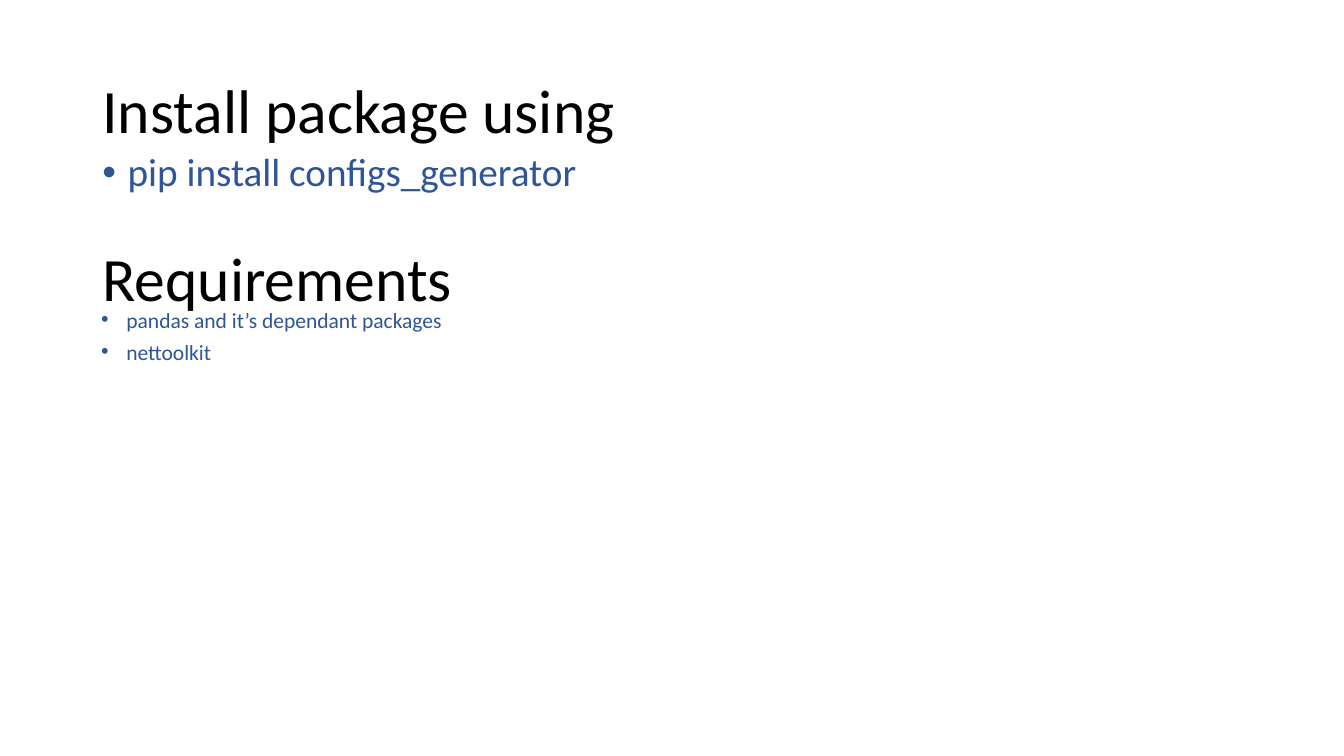
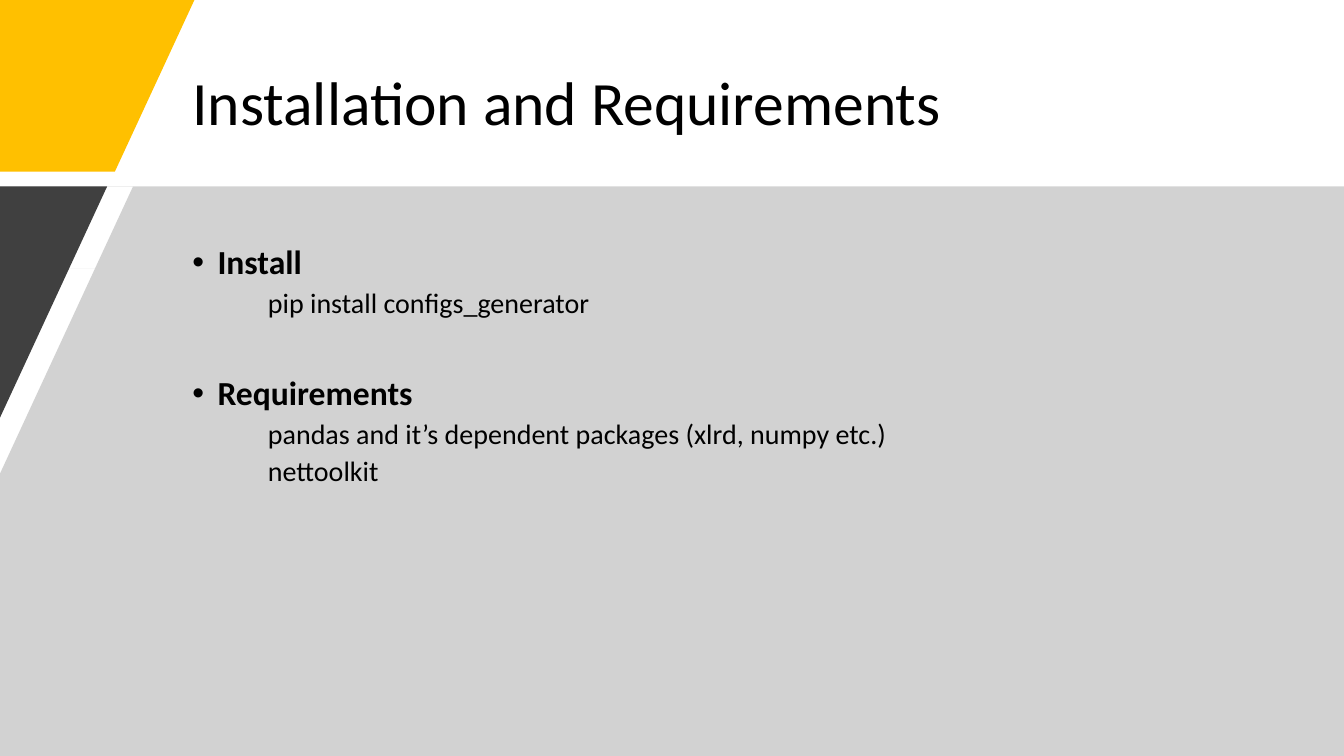
Before and after one commit to aliasgar1978/configs_generator, a slide deck: slide 2 of configs_generator.pptx. Drawn at 1344x756 pixels with LibreOffice and Linux fonts; fonts in the diff are those of the drawing. Boxes give left, top, right and bottom in pixels: in the first picture for what was removed or moved away, otherwise in the second. Text is boxed around its words. In the diff, an @@ line names an element or a change of style, - is before the commit and + after.

```diff
--- a/configs_generator.pptx
+++ b/configs_generator.pptx
@@ freeform shape added at (0,0,195,171), fill #FFC000 @@
@@ title at (192,82,940,135): text changed @@
-Install package using
+Installation and Requirements
@@ text removed at (128,158,576,193) @@
-• pip install configs_generator
@@ freeform shape added at (0,187,1344,756), fill #A6A6A6 at 50% opacity @@
@@ freeform shape added at (0,187,107,417), fill #404040 @@
@@ text removed at (102,258,451,316) @@
-Requirements
@@ text "Install": place and size @@
-text "Install" at (126,310,441,360)
+text "Install" at (218,250,886,481)
@@ text at (218,250,886,449): text changed; size 15.4 to 20 pt; text colour #2F5597 to #000000 @@
-• pandas and it’s dependant packages
+• Install
+    pip install configs_generator
+• Requirements
+    pandas and it’s dependent packages (xlrd, numpy etc.)
@@ text at (268,461,379,481): size 15.4 to 20 pt, text colour #2F5597 to #000000 in "nettoolkit"; bullet • to none; list level 1 to 3 in "nettoolkit"; line spacing 0.7 to 0.9 @@
```
Also in this commit, not shown: 5 other slides changed, 4 slides added, 1 slide removed.
